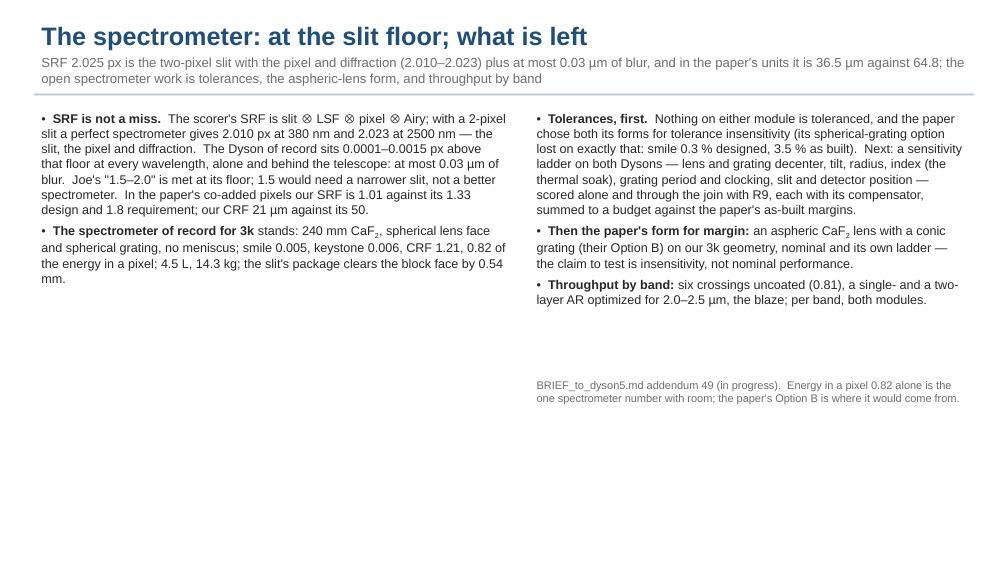
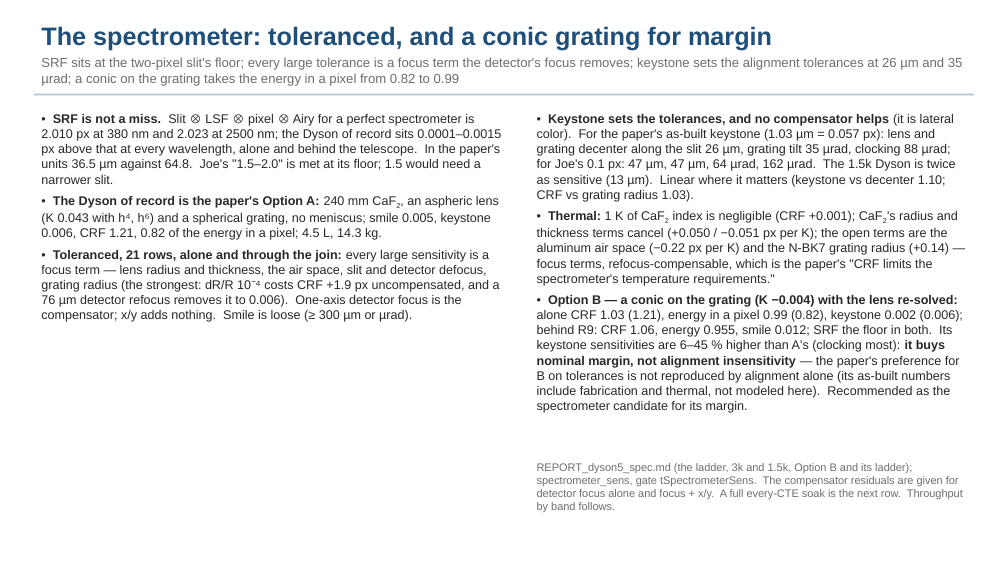
Before and after one commit to nasa-jpl/macos, a slide deck: slide 12 of demo_session/deck_dyson_3k.pptx. Drawn at 1008x567 pixels with LibreOffice and Linux fonts; fonts in the diff are those of the drawing. Boxes give left, top, right and bottom in pixels: in the first picture for what was removed or moved away, otherwise in the second. Text is boxed around its words. In the diff, an @@ line names an element or a change of style, - is before the commit and + after.

```diff
--- a/demo_session/deck_dyson_3k.pptx
+++ b/demo_session/deck_dyson_3k.pptx
@@ text at (x1=41, y1=26, x2=963, y2=86): text changed @@
-The spectrometer: at the slit floor; what is left
-SRF 2.025 px is the two-pixel slit with the pixel and diffraction (2.010–2.023) plus at most 0.03 µm of blur, and in the paper's units it is 36.5 µm against 64.8; the open spectrometer work is tolerances, the aspheric-lens form, and throughput by band
+The spectrometer: toleranced, and a conic grating for margin
+SRF sits at the two-pixel slit's floor; every large tolerance is a focus term the detector's focus removes; keystone sets the alignment tolerances at 26 µm and 35 µrad; a conic on the grating takes the energy in a pixel from 0.82 to 0.99
@@ text at (x1=41, y1=114, x2=501, y2=322): text changed @@
-• SRF is not a miss. The scorer's SRF is slit ⊗ LSF ⊗ pixel ⊗ Airy; with a 2-pixel slit a perfect spectrometer gives 2.010 px at 380 nm and 2.023 at 2500 nm — the slit, the pixel and diffraction. The Dyson of record sits 0.0001–0.0015 px above that floor at every wavelength, alone and behind the telescope: at most 0.03 µm of blur. Joe's "1.5–2.0" is met at its floor; 1.5 would need a narrower slit, not a better spectrometer. In the paper's co-added pixels our SRF is 1.01 against its 1.33 design and 1.8 requirement; our CRF 21 µm against its 50.
-• The spectrometer of record for 3k stands: 240 mm CaF2, spherical lens face and spherical grating, no meniscus; smile 0.005, keystone 0.006, CRF 1.21, 0.82 of the energy in a pixel; 4.5 L, 14.3 kg; the slit's package clears the block face by 0.54 mm.
+• SRF is not a miss. Slit ⊗ LSF ⊗ pixel ⊗ Airy for a perfect spectrometer is 2.010 px at 380 nm and 2.023 at 2500 nm; the Dyson of record sits 0.0001–0.0015 px above that at every wavelength, alone and behind the telescope. In the paper's units 36.5 µm against 64.8. Joe's "1.5–2.0" is met at its floor; 1.5 would need a narrower slit.
+• The Dyson of record is the paper's Option A: 240 mm CaF2, an aspheric lens (K 0.043 with h⁴, h⁶) and a spherical grating, no meniscus; smile 0.005, keystone 0.006, CRF 1.21, 0.82 of the energy in a pixel; 4.5 L, 14.3 kg.
+• Toleranced, 21 rows, alone and through the join: every large sensitivity is a focus term — lens radius and thickness, the air space, slit and detector defocus, grating radius (the strongest: dR/R 10⁻⁴ costs CRF +1.9 px uncompensated, and a 76 µm detector refocus removes it to 0.006). One-axis detector focus is the compensator; x/y adds nothing. Smile is loose (≥ 300 µm or µrad).
@@ text at (x1=537, y1=114, x2=963, y2=413): text changed @@
-• Tolerances, first. Nothing on either module is toleranced, and the paper chose both its forms for tolerance insensitivity (its spherical-grating option lost on exactly that: smile 0.3 % designed, 3.5 % as built). Next: a sensitivity ladder on both Dysons — lens and grating decenter, tilt, radius, index (the thermal soak), grating period and clocking, slit and detector position — scored alone and through the join with R9, each with its compensator, summed to a budget against the paper's as-built margins.
-• Then the paper's form for margin: an aspheric CaF2 lens with a conic grating (their Option B) on our 3k geometry, nominal and its own ladder — the claim to test is insensitivity, not nominal performance.
-• Throughput by band: six crossings uncoated (0.81), a single- and a two-layer AR optimized for 2.0–2.5 µm, the blaze; per band, both modules.
+• Keystone sets the tolerances, and no compensator helps (it is lateral color). For the paper's as-built keystone (1.03 µm = 0.057 px): lens and grating decenter along the slit 26 µm, grating tilt 35 µrad, clocking 88 µrad; for Joe's 0.1 px: 47 µm, 47 µm, 64 µrad, 162 µrad. The 1.5k Dyson is twice as sensitive (13 µm). Linear where it matters (keystone vs decenter 1.10; CRF vs grating radius 1.03).
+• Thermal: 1 K of CaF2 index is negligible (CRF +0.001); CaF2's radius and thickness terms cancel (+0.050 / −0.051 px per K); the open terms are the aluminum air space (−0.22 px per K) and the N-BK7 grating radius (+0.14) — focus terms, refocus-compensable, which is the paper's "CRF limits the spectrometer's temperature requirements."
+• Option B — a conic on the grating (K −0.004) with the lens re-solved: alone CRF 1.03 (1.21), energy in a pixel 0.99 (0.82), keystone 0.002 (0.006); behind R9: CRF 1.06, energy 0.955, smile 0.012; SRF the floor in both. Its keystone sensitivities are 6–45 % higher than A's (clocking most): it buys nominal margin, not alignment insensitivity — the paper's preference for B on tolerances is not reproduced by alignment alone (its as-built numbers include fabrication and thermal, not modeled here). Recommended as the spectrometer candidate for its margin.
@@ text at (x1=537, y1=463, x2=963, y2=512): text changed @@
-BRIEF_to_dyson5.md addendum 49 (in progress). Energy in a pixel 0.82 alone is the one spectrometer number with room; the paper's Option B is where it would come from.
+REPORT_dyson5_spec.md (the ladder, 3k and 1.5k, Option B and its ladder); spectrometer_sens, gate tSpectrometerSens. The compensator residuals are given for detector focus alone and focus + x/y. A full every-CTE soak is the next row. Throughput by band follows.
```
Also in this commit, not shown: 4 other slides changed, 1 slide added, 3 other files.
